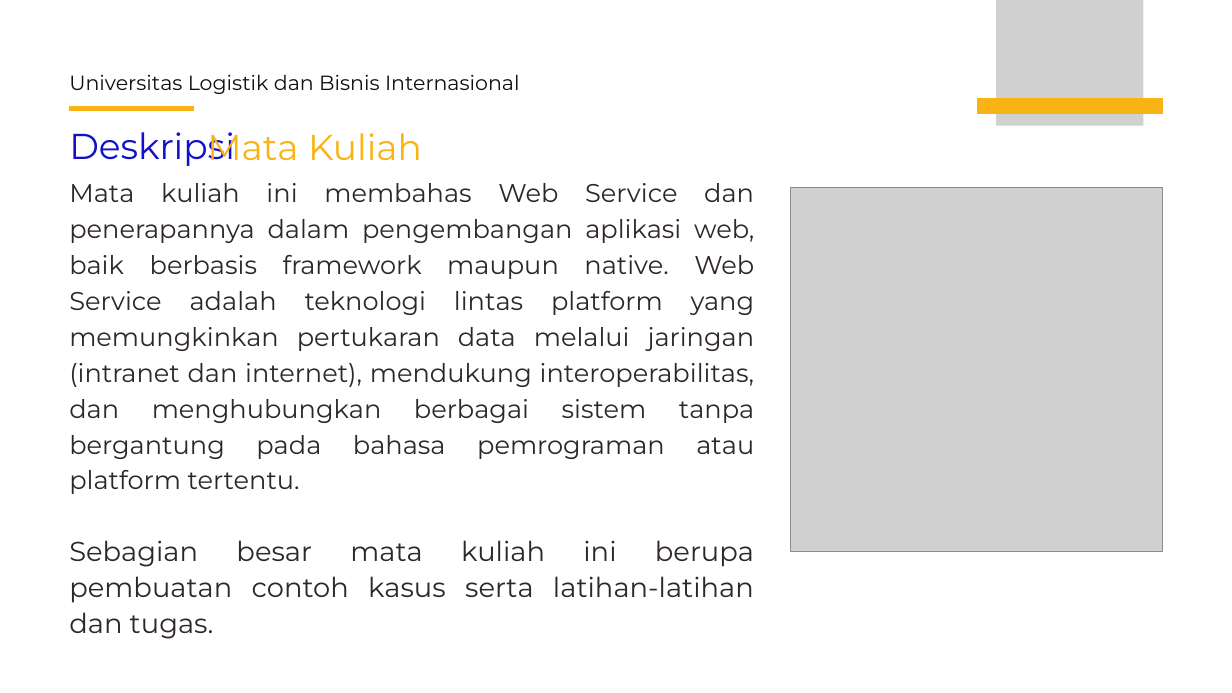
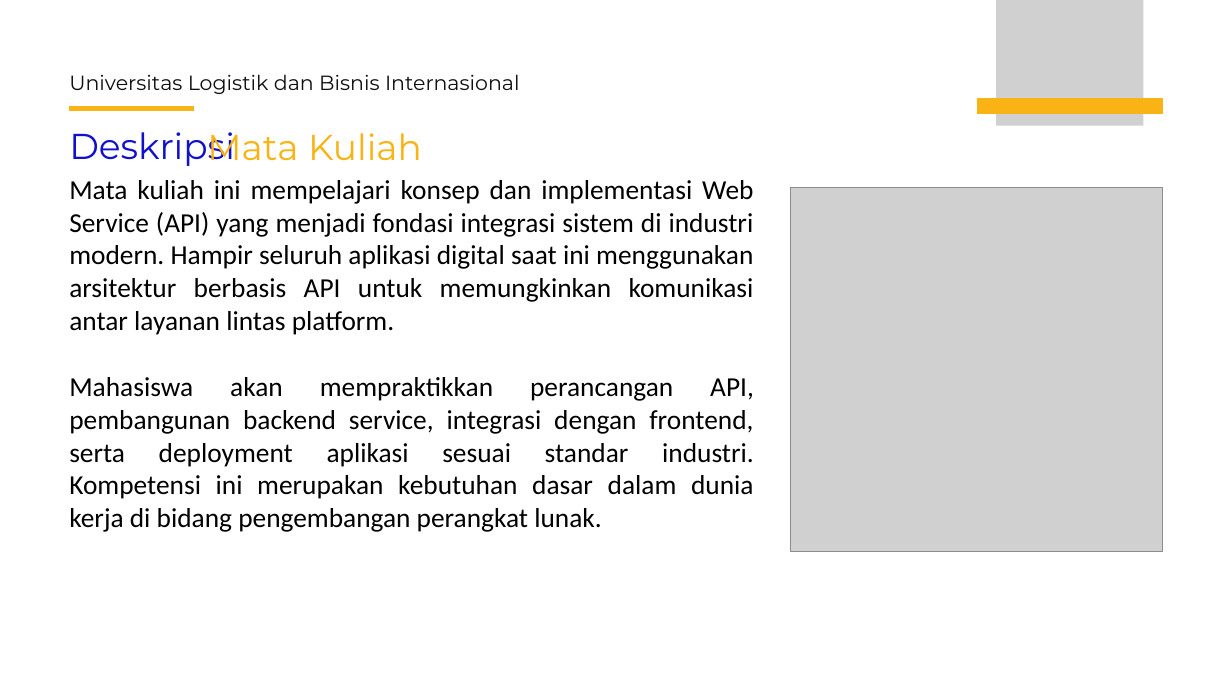
Before and after one commit to indrariksa/PemrogramanIII_2026, a slide deck: slide 3 of Week01/Pertemuan 1.pptx. Drawn at 1232x693 pixels with LibreOffice and Linux fonts; fonts in the diff are those of the drawing; grey boxes stand for pictures. Boxes give left, top, right and bottom in pixels: in the first picture for what was removed or moved away, otherwise in the second. Text is boxed around its words. In the diff, an @@ line names an element or a change of style, - is before the commit and + after.

```diff
--- a/Week01/Pertemuan 1.pptx
+++ b/Week01/Pertemuan 1.pptx
@@ text at box(69, 180, 754, 532): text changed; size 30 to 32 pt; font Montserrat to Calibri; text colour #2D262A to #000000 @@
-Mata kuliah ini membahas Web Service dan penerapannya dalam pengembangan aplikasi web, baik berbasis framework maupun native. Web Service adalah teknologi lintas platform yang memungkinkan pertukaran data melalui jaringan (intranet dan internet), mendukung interoperabilitas, dan menghubungkan berbagai sistem tanpa bergantung pada bahasa pemrograman atau platform tertentu.
-Sebagian besar mata kuliah ini berupa pembuatan contoh kasus serta latihan-latihan dan tugas.
+Mata kuliah ini mempelajari konsep dan implementasi Web Service (API) yang menjadi fondasi integrasi sistem di industri modern. Hampir seluruh aplikasi digital saat ini menggunakan arsitektur berbasis API untuk memungkinkan komunikasi antar layanan lintas platform.
+Mahasiswa akan mempraktikkan perancangan API, pembangunan backend service, integrasi dengan frontend, serta deployment aplikasi sesuai standar industri. Kompetensi ini merupakan kebutuhan dasar dalam dunia kerja di bidang pengembangan perangkat lunak.
```
Also in this commit, not shown: 6 other slides changed, 4 other files.
